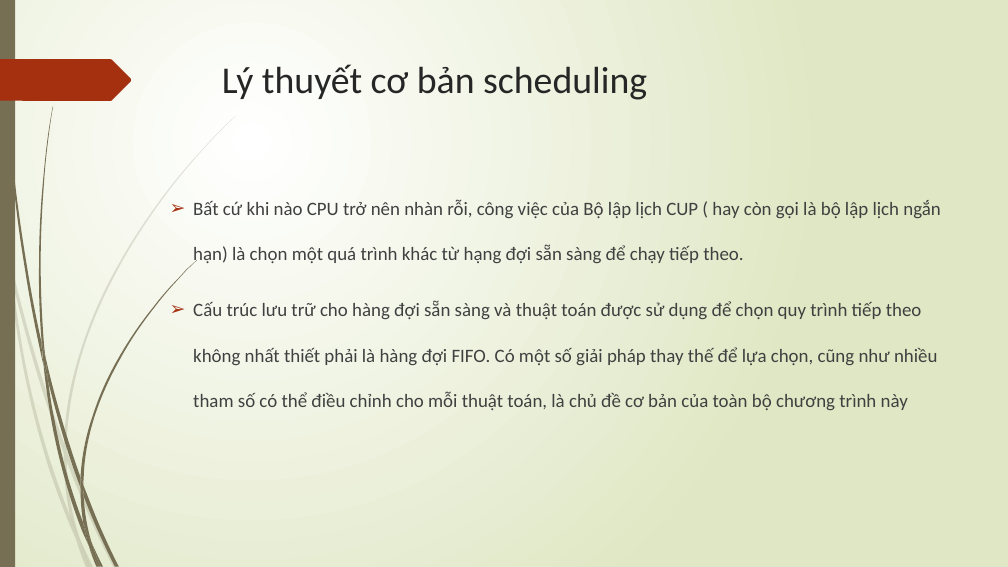
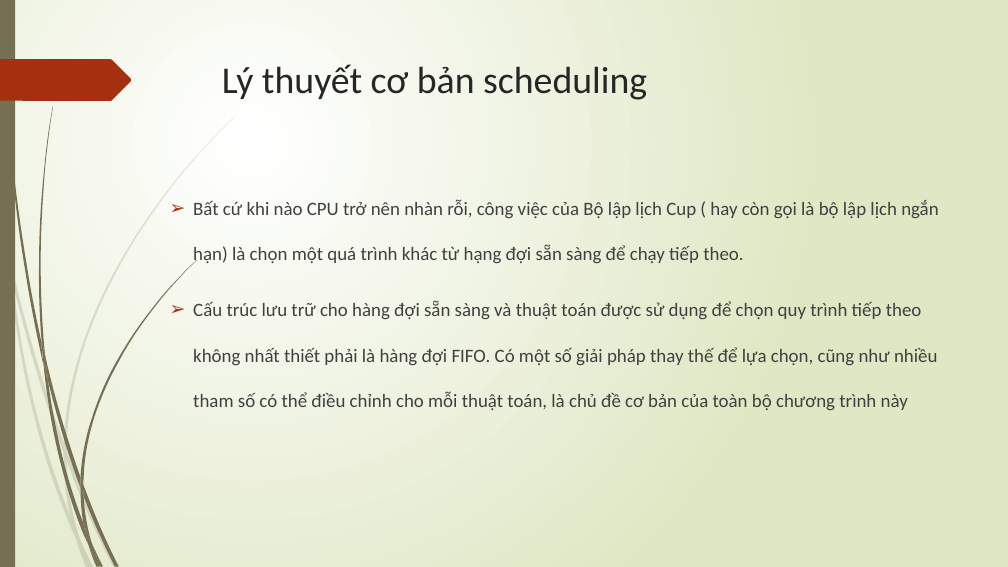
Before and after one commit to darkmagician148/operating_system, a slide deck: slide 6 of Scheduling-linux.pptx. Drawn at 1008x567 pixels with LibreOffice and Linux fonts; fonts in the diff are those of the drawing. Boxes give left, top, right and bottom in pixels: in the first picture for what was removed or moved away, otherwise in the second. Text is boxed around its words. In the diff, an @@ line names an element or a change of style, - is before the commit and + after.

```diff
--- a/Scheduling-linux.pptx
+++ b/Scheduling-linux.pptx
@@ text at box(193, 200, 938, 264): text changed @@
-  ➢ Bất cứ khi nào CPU trở nên nhàn rỗi, công việc của Bộ lập lịch CUP ( hay còn gọi là bộ lập lịch ngắn hạn) là chọn một quá trình khác từ hạng đợi sẵn sàng để chạy tiếp theo.
+  ➢ Bất cứ khi nào CPU trở nên nhàn rỗi, công việc của Bộ lập lịch Cup ( hay còn gọi là bộ lập lịch ngắn hạn) là chọn một quá trình khác từ hạng đợi sẵn sàng để chạy tiếp theo.
```
Also in this commit, not shown: 7 other slides changed, 9 slides added, 3 slides removed.
